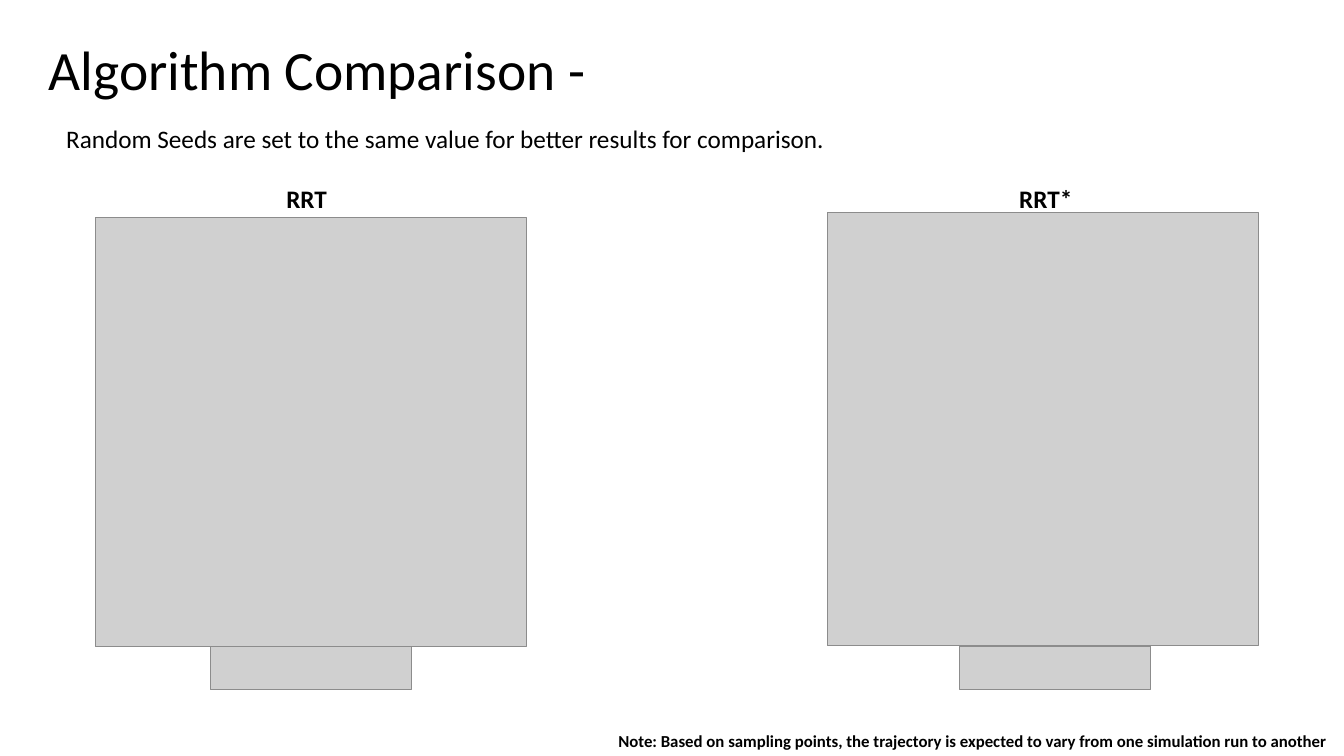
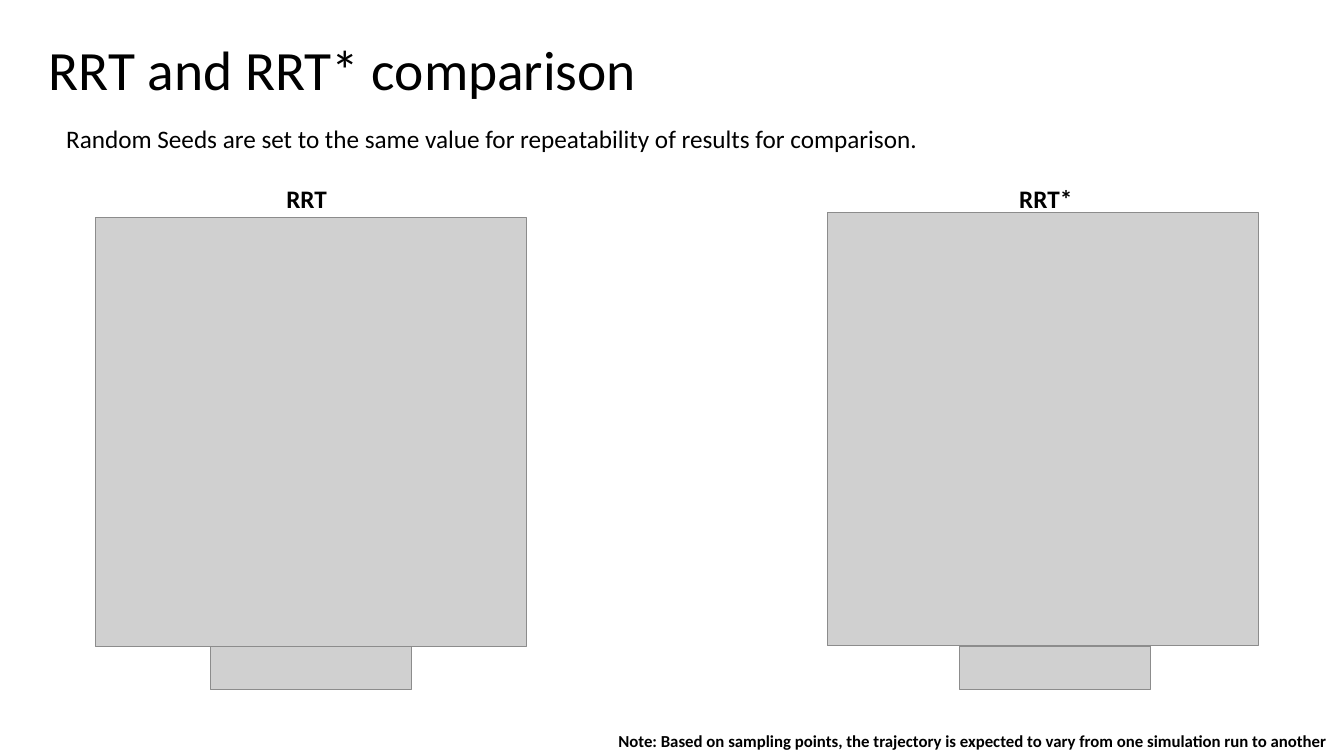
Before and after one commit to Kalpit-Vadnerkar/Path-Planning-for-Dubins-Car, a slide deck: slide 4 of CPSC_8810_FinalPresentation.pptx (slide 6 before the commit). Drawn at 1344x756 pixels with LibreOffice and Linux fonts; fonts in the diff are those of the drawing; grey boxes stand for pictures. Boxes give left, top, right and bottom in pixels: in the first picture for what was removed or moved away, otherwise in the second. Text is boxed around its words. In the diff, an @@ line names an element or a change of style, - is before the commit and + after.

```diff
--- a/CPSC_8810_FinalPresentation.pptx
+++ b/CPSC_8810_FinalPresentation.pptx
@@ title at (x1=49, y1=50, x2=636, y2=99): text changed @@
-Algorithm Comparison -
+RRT and RRT* comparison
@@ text at (x1=66, y1=130, x2=916, y2=152): text changed @@
-Random Seeds are set to the same value for better results for comparison.
+Random Seeds are set to the same value for repeatability of results for comparison.
```
Also in this commit, not shown: 5 other slides changed, 2 slides removed, 3 other files.
